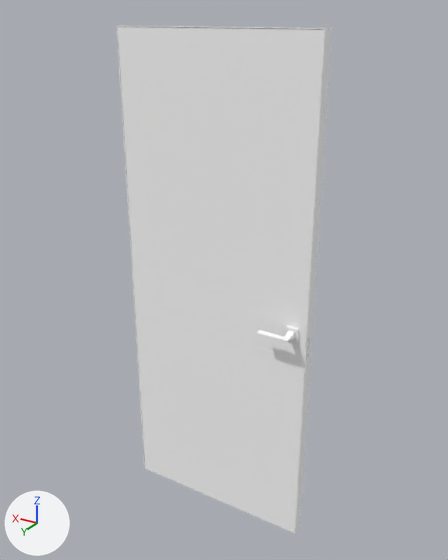
Before and after pictures for a commit that changed the glTF model glb/door.glb.
The view is the same before and after, from a camera (50 mm lens) standing at (-1.18, 1.91, 2.05) and looking at (-0.01, -0.04, 1.07). Every picture has the same lights, and +X, +Y and +Z are marked at lower left. Where no turn or scale is listed for an object, it has been applied to the vertices.

Objects in the first picture: 'Buffer Layer', 'Buffer Layer 1', 'Object001', 'Object002'.
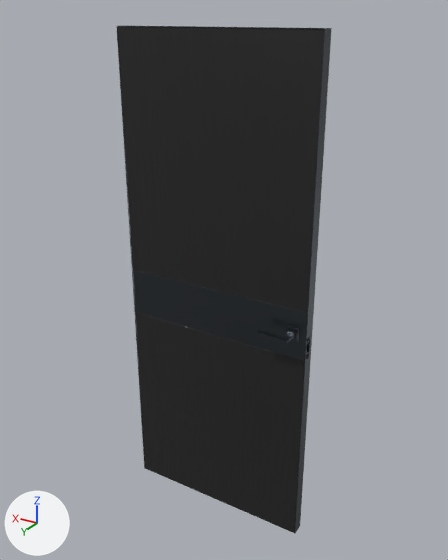
Where the newer file only moved an object's origin or applied its transform, the numbers keep the older frame.

What changed in the scene script:
```text
Add img_image_3:
    img_image_3 = load_image('Image_3', '_unpacked/Image_3', 2048, 2048, 'Non-Color')
Add img_image_4:
    img_image_4 = load_image('Image_4', '_unpacked/Image_4', 2048, 2048, 'Non-Color')
Add img_image_0:
    img_image_0 = load_image('Image_0', '_unpacked/Image_0', 2048, 2048, 'sRGB')
Add img_image_2:
    img_image_2 = load_image('Image_2', '_unpacked/Image_2', 2048, 2048, 'Non-Color')
Add img_image_1:
    img_image_1 = load_image('Image_1', '_unpacked/Image_1', 2048, 2048, 'Non-Color')
Change mat_03___default:
    remove # nodes: BsdfPrincipled, OutputMaterial
    remove # colours: white #ffffff
    nodes: BsdfPrincipled, Mapping x3, Math, NormalMap, OutputMaterial, SeparateColor, TexImage x3, UVMap x3
    uses the picture img_image_0
    uses the picture img_image_1
    uses the picture img_image_2
Change mat_02___default:
    remove # nodes: BsdfPrincipled, OutputMaterial
    remove # colours: white #ffffff
    nodes: BsdfPrincipled, Mapping x2, Math, NormalMap, OutputMaterial, SeparateColor, TexImage x2, UVMap x2
    colours: black #212121
    uses the picture img_image_3
    uses the picture img_image_4
```

Boxes [x1, y1, x2, y2] around the edits, measured in the pictures (448 x 560 px):
'Buffer Layer 1', surface changed (grey to black)
    both: [118, 27, 324, 533]
'Buffer Layer', surface changed (grey to black)
    both: [133, 270, 307, 360]
'Object001', surface changed
    both: [117, 26, 332, 534]
'Object002', surface changed (white to black)
    both: [257, 326, 310, 359]
